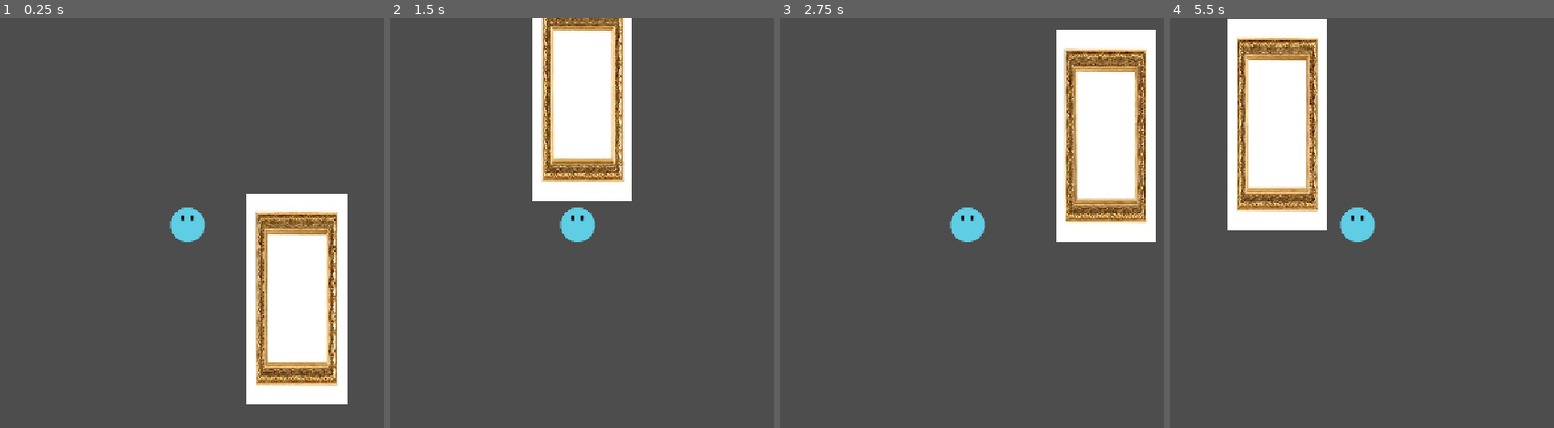
Above: before the commit, frames 1-4 (left to right).
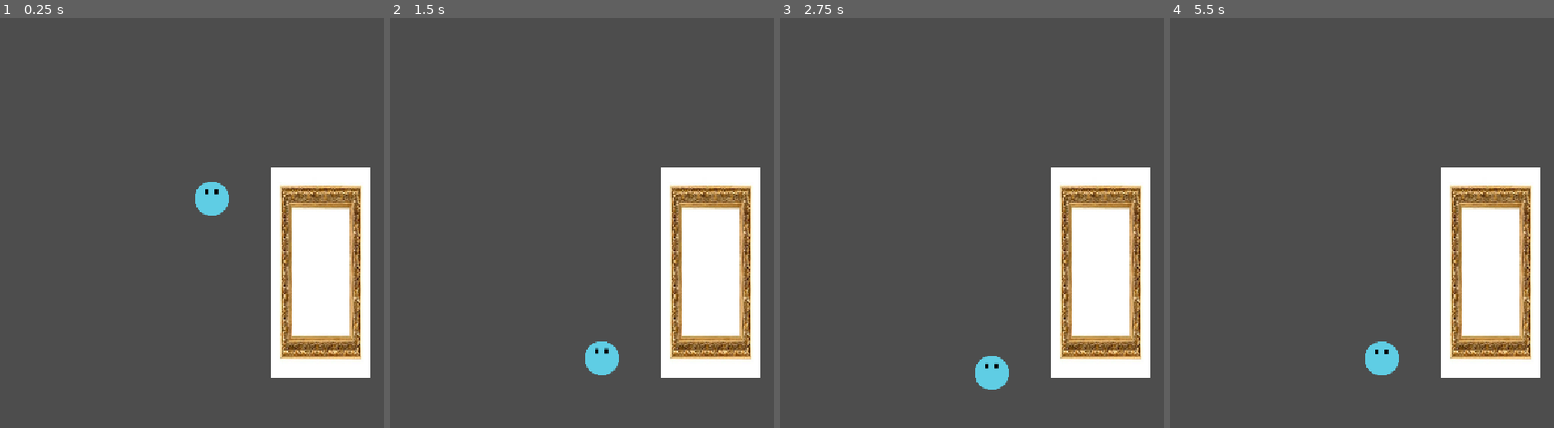
Above: after the commit, the same moments.

Repository: PolyRedd/shiny-fiesta
Game: Godot game, scene res://Scenes/node_2d.tscn
The game is run twice, just before and just after one commit, with the same random seed, the same clock (stepped at 60 frames per second) and the same inputs.
Inputs (mouse positions are in pixels of both pictures, inside the frame that each line leads up to):
- Up to frame 1 (0.25 s): no input
- Up to frame 2 (1.5 s): tap Enter (ui_accept) at 0.5, 0.6, 0.77, 1.07 s; move the mouse to (735, 202) at 0.52 s; hold Right (ui_right) 0.53-1.25 s; click (735, 202) at 0.67 s; drag from (432, 243) to (539, 305) at 1.27 s
- Up to frame 3 (2.75 s): move the mouse to (1041, 132) at 2.02 s; hold Left (ui_left) from 2.03 s (still down); tap Enter (ui_accept) at 2.1 s
- Up to frame 4 (5.5 s): release Left (ui_left) at 2.75 s; drag from (1319, 305) to (outside the picture) at 2.77 s; move the mouse to (outside the picture) at 3.52 s; hold Right (ui_right) 3.53-4.25 s; tap Enter (ui_accept) at 3.6, 3.77, 4.07, 5.1 s; drag from (outside the picture) to (1246, 120) at 4.27 s; move the mouse to (1392, 223) at 5.02 s; hold Right (ui_right) from 5.03 s (still down); click (1392, 223) at 5.17 s

The runs differ from the first frame. In frame 1, 15% of the frame differs, in the area x 44-97%, y 36-95%; in frame 2, 26%; in frame 3, 22%; in frame 4, 28%, in the area x 14-97%, y 0-88%.

Commit message:
akkor aks

Diff:
--- a/Scenes/node_2d.tscn
+++ b/Scenes/node_2d.tscn
@@ -1,5 +1,6 @@
 [gd_scene format=3 uid="uid://crmtox80u4qkh"]
 
+[ext_resource type="Script" uid="uid://byb8bfk14bqbf" path="res://Scenes/node_2d.gd" id="1_6whob"]
 [ext_resource type="PackedScene" uid="uid://d22l021sq8l6k" path="res://block.tscn" id="1_hh5uf"]
 [ext_resource type="Script" uid="uid://cbruvxqjqb2cv" path="res://character_body_2d.gd" id="1_j2wod"]
 [ext_resource type="Texture2D" uid="uid://brgxswuadir3p" path="res://Assets/ballt1.png" id="2_v1qfn"]
@@ -16,6 +17,7 @@
 radius = 26.242195
 
 [node name="Node2D" type="Node2D" unique_id=1125393916]
+script = ExtResource("1_6whob")
 
 [node name="StaticBody2D3" parent="." unique_id=1122912586 instance=ExtResource("1_hh5uf")]
 position = Vector2(1327, 547)
@@ -48,5 +50,3 @@
 position = Vector2(1, 3)
 scale = Vector2(1.0476191, 1.0118577)
 shape = SubResource("CircleShape2D_hh5uf")
-
-[node name="Camera2D" type="Camera2D" parent="Player" unique_id=906573558]
--- a/block.tscn
+++ b/block.tscn
@@ -1,6 +1,7 @@
 [gd_scene format=3 uid="uid://d22l021sq8l6k"]
 
 [ext_resource type="Texture2D" uid="uid://r1yat2ldcpj1" path="res://kep.jpg" id="1_im0tn"]
+[ext_resource type="Texture2D" uid="uid://dhjk0h5q7ju30" path="res://Scenes/norbi.png" id="2_xfwl5"]
 
 [sub_resource type="RectangleShape2D" id="RectangleShape2D_1ca88"]
 size = Vector2(143, 302.5)
@@ -15,3 +16,11 @@
 position = Vector2(10.999998, 1)
 scale = Vector2(0.35346758, 0.7472036)
 texture = ExtResource("1_im0tn")
+
+[node name="norbi" type="CharacterBody2D" parent="." unique_id=798384144]
+visible = false
+
+[node name="Sprite2D" type="Sprite2D" parent="norbi" unique_id=1197632139]
+visible = false
+position = Vector2(829, 446)
+texture = ExtResource("2_xfwl5")
--- a/character_body_2d.gd
+++ b/character_body_2d.gd
@@ -1,35 +1,33 @@
 extends CharacterBody2D
 
-
+var X = 0
 var SPEED = 300.0
 var JUMP_VELOCITY = -400.0
+const WALL_JUMP_FORCE = 350
 
 func _physics_process(delta):
 	# Add the gravity.
 	if not is_on_floor():
 		velocity += get_gravity() * delta
 
-	# Bouncing
-	if is_on_floor():
+	# Handle jump.
+	if Input.is_action_just_pressed("ui_accept") and is_on_floor():
 		velocity.y = JUMP_VELOCITY
 
-	if is_on_ceiling():
-		velocity.y = -JUMP_VELOCITY
-	if is_on_wall():
-		velocity.y = 50
-		if Input.is_action_pressed("ui_right"):
-			velocity.y = 0-JUMP_VELOCITY
-			velocity.x = 0-JUMP_VELOCITY
+	if Input.is_action_just_pressed("ui_accept") and not is_on_floor() and is_on_wall():
+		var wall_normal = get_wall_normal()
+		velocity.y = JUMP_VELOCITY
+		velocity.x = wall_normal.x * WALL_JUMP_FORCE
+
+	if Input.is_action_just_pressed("ui_left") or Input.is_action_just_pressed("ui_left"):
 		if Input.is_action_pressed("ui_left"):
-			velocity.y = JUMP_VELOCITY
-			velocity.x = JUMP_VELOCITY
-
-	# Get the input direction and handle the movement/deceleration.
-	# As good practice, you should replace UI actions with custom gameplay actions.
-	var direction := Input.get_axis("ui_left", "ui_right")
-	if direction:
-		velocity.x = direction * SPEED
+			X -= 10
+		if Input.is_action_pressed("ui_left"):
+			X += 10
 	else:
-		velocity.x = move_toward(velocity.x, 0, SPEED)
-
+		if X < 0:
+			X + 10
+		if X > 0:
+			X - 10
+	position.x += X * delta
 	move_and_slide()
